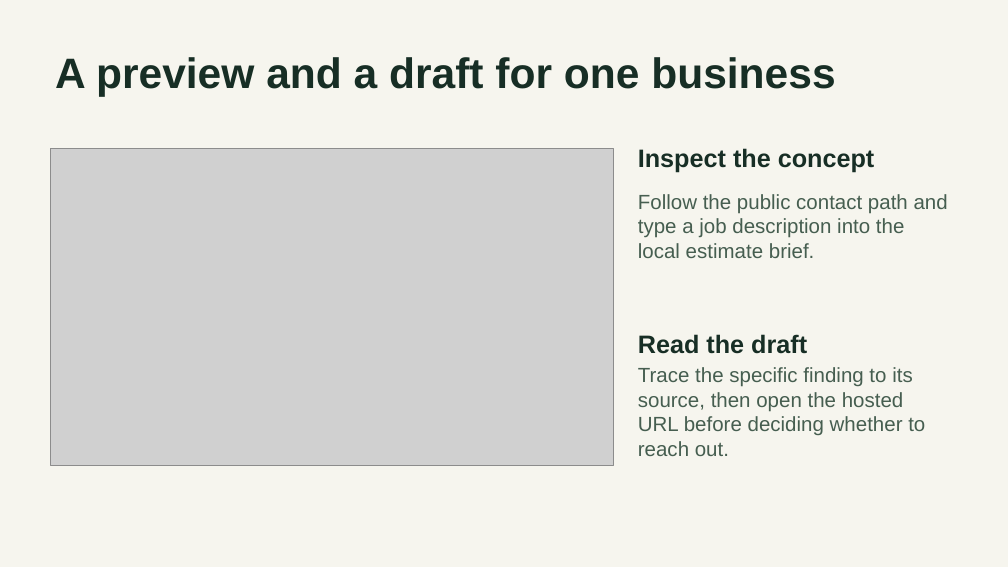
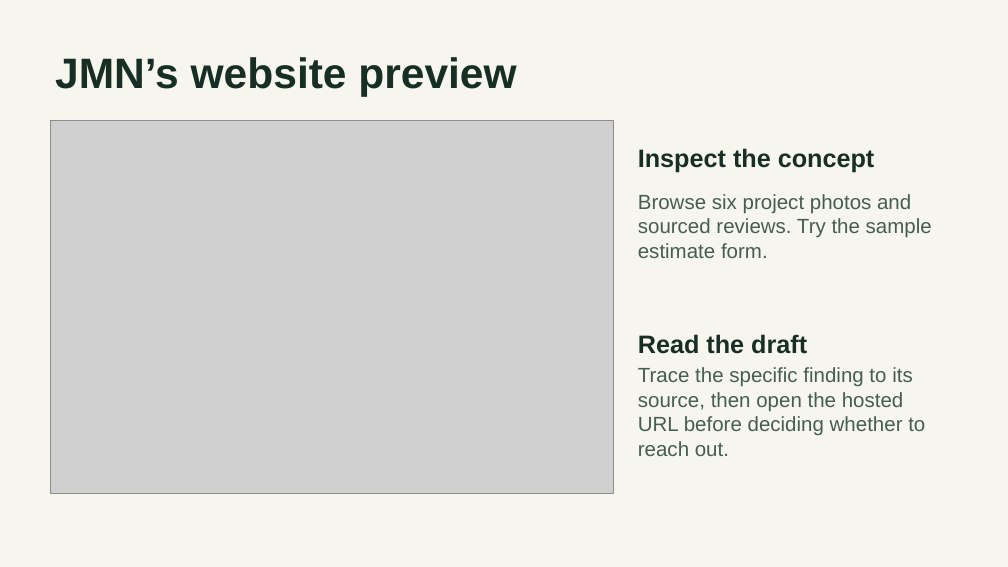
Before and after one commit to Abraham21/sitescout-capstone, a slide deck: slide 6 of submission/SiteScout Presentation.pptx. Drawn at 1008x567 pixels with LibreOffice and Linux fonts; fonts in the diff are those of the drawing; grey boxes stand for pictures. Boxes give left, top, right and bottom in pixels: in the first picture for what was removed or moved away, otherwise in the second. Text is boxed around its words. In the diff, an @@ line names an element or a change of style, - is before the commit and + after.

Commit message:
Track outreach, verify painter contact paths, and align the capstone handoff

```diff
--- a/submission/SiteScout Presentation.pptx
+++ b/submission/SiteScout Presentation.pptx
@@ text at [55, 57, 516, 96]: text changed @@
-A preview and a draft for one business
+JMN’s website preview
@@ picture: place and size @@
-picture at [51, 149, 614, 466]
+picture at [51, 121, 614, 494]
@@ text at [638, 194, 932, 258]: text changed @@
-Follow the public contact path and type a job description into the local estimate brief.
+Browse six project photos and sourced reviews. Try the sample estimate form.
```
Also in this commit, not shown: 7 other slides changed, 23 other files.
